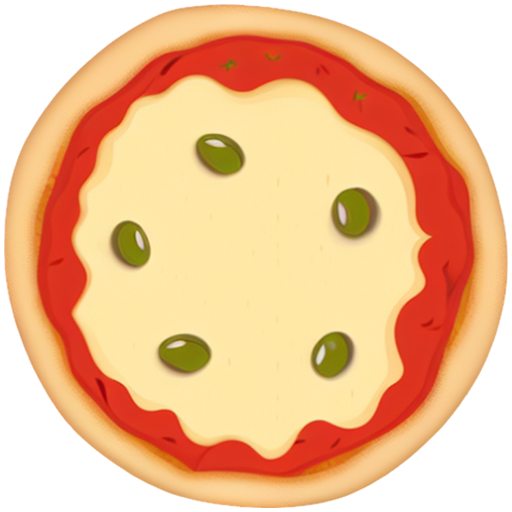
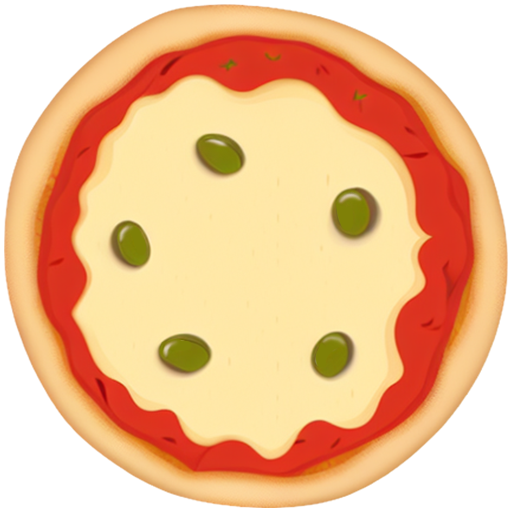
Comparing the layer stacks of the two 512x512 images. Changes:
painted on "Layer 1" over [116, 133, 364, 368]
